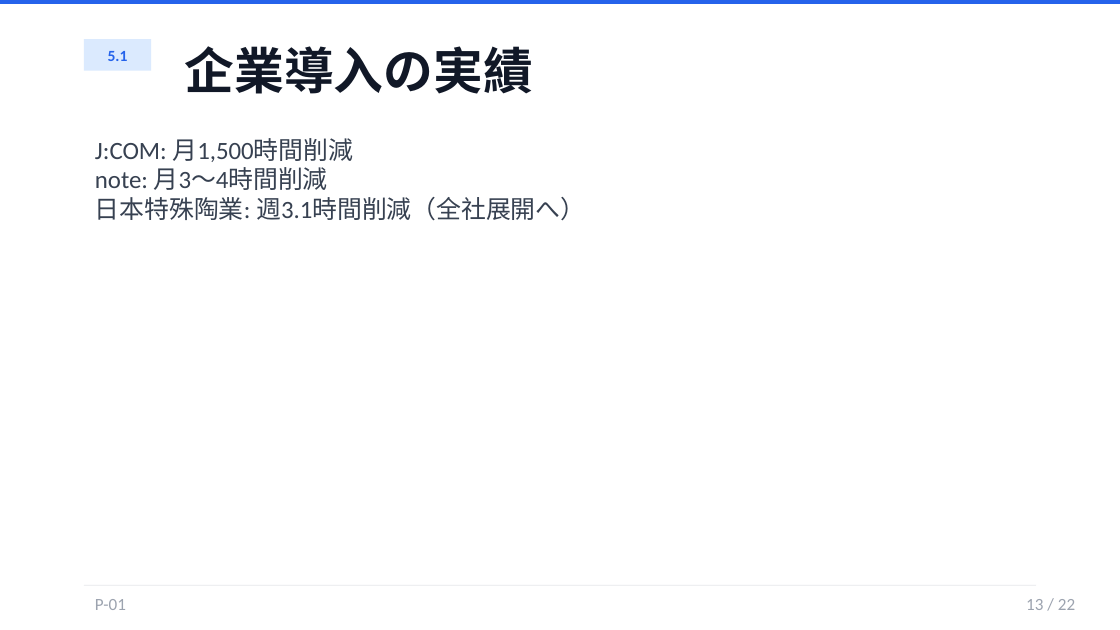
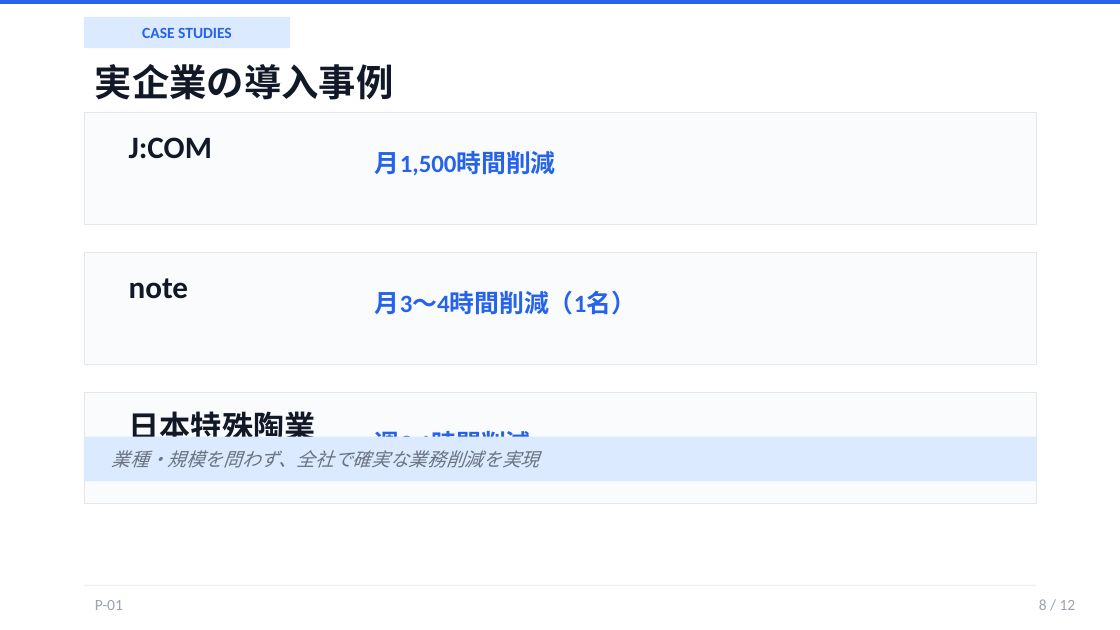
Before and after one commit to kurosaki-yuto/gorilla-knowledge, a slide deck: slide 8 of 黒崎/AI研修一覧/Gemini/P-01_Gemini_Enterprise_とは/スライド.pptx (slide 13 before the commit). Drawn at 1120x630 pixels with LibreOffice and Linux fonts; fonts in the diff are those of the drawing. Boxes give left, top, right and bottom in pixels: in the first picture for what was removed or moved away, otherwise in the second. Text is boxed around its words. In the diff, an @@ line names an element or a change of style, - is before the commit and + after.

```diff
--- a/黒崎/AI研修一覧/Gemini/P-01_Gemini_Enterprise_とは/スライド.pptx
+++ b/黒崎/AI研修一覧/Gemini/P-01_Gemini_Enterprise_とは/スライド.pptx
@@ rectangle: place and size @@
-rectangle at box(84, 39, 151, 71)
+rectangle at box(84, 17, 290, 48)
@@ text added at box(142, 28, 232, 38), 10 pt, text #2563EB, bold @@
+CASE STUDIES
@@ text removed at box(108, 51, 128, 61) @@
-5.1
@@ text at box(95, 64, 394, 100): text changed; size 32 to 24 pt @@
-企業導入の実績
+実企業の導入事例
@@ rectangle added at box(84, 112, 1036, 224), fill #FAFBFC, outline #E5E7EB 0.5 pt @@
@@ text removed at box(95, 138, 585, 221) @@
-J:COM: 月1,500時間削減
-note: 月3～4時間削減
-日本特殊陶業: 週3.1時間削減（全社展開へ）
@@ text added at box(129, 137, 212, 159), 20 pt, text #111827, bold @@
+J:COM
@@ text added at box(375, 151, 556, 175), 16 pt, text #2563EB, bold @@
+月1,500時間削減
@@ rectangle added at box(84, 252, 1036, 364), fill #FAFBFC, outline #E5E7EB 0.5 pt @@
@@ text added at box(129, 278, 188, 299), 20 pt, text #111827, bold @@
+note
@@ text added at box(375, 290, 636, 315), 16 pt, text #2563EB, bold @@
+月3～4時間削減（1名）
@@ rectangle added at box(84, 392, 1036, 504), fill #FAFBFC, outline #E5E7EB 0.5 pt @@
@@ text added at box(129, 411, 316, 437), 20 pt, text #111827, bold @@
+日本特殊陶業
@@ rectangle added at box(84, 437, 1036, 482), fill #DBEAFE @@
@@ text added at box(375, 431, 531, 458), 16 pt, text #2563EB, bold @@
+週3.1時間削減
@@ text added at box(112, 450, 540, 468), 12 pt, text #6B7280, italic @@
+業種・規模を問わず、全社で確実な業務削減を実現
@@ text "P-01" at box(95, 600, 123, 610): size 11 to 10 pt @@
@@ text at box(1039, 599, 1076, 610): text changed; size 11 to 10 pt @@
-13 / 22
+8 / 12
```
Also in this commit, not shown: 11 slides added, 21 slides removed, 11 other files.
